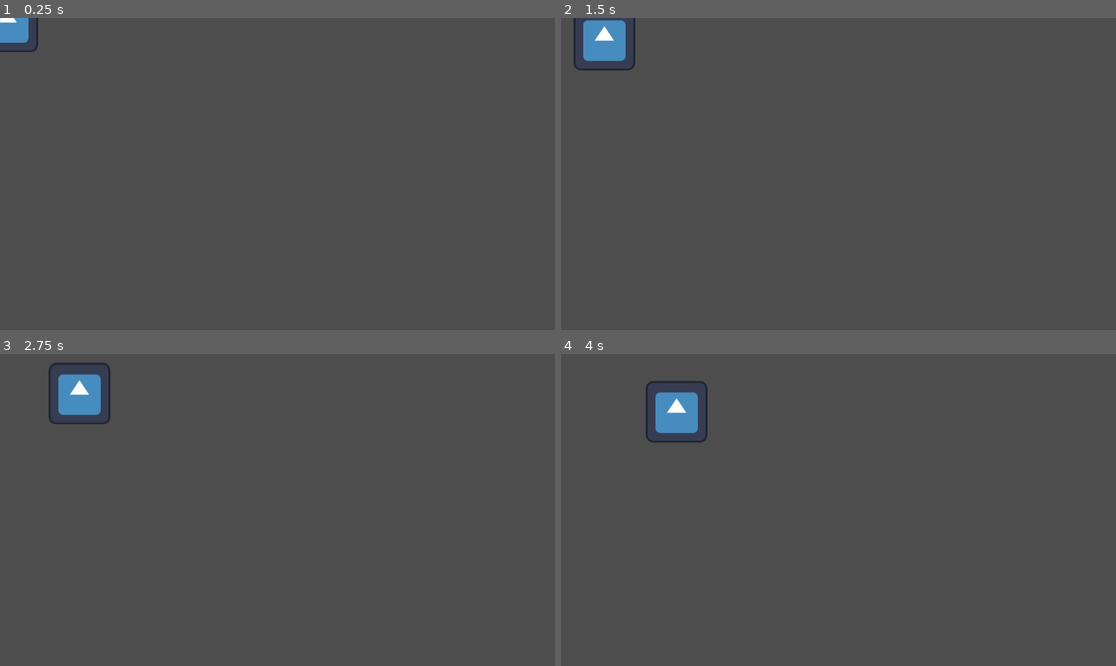
Above: before the commit, frames 1-4 (two rows, left to right).
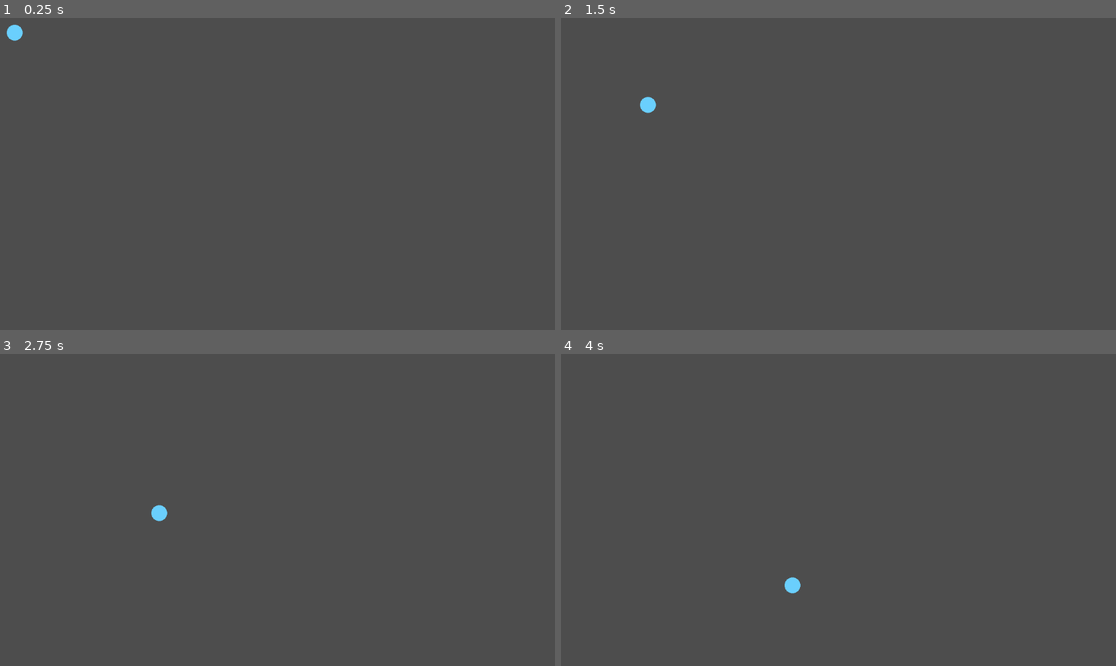
Above: after the commit, the same moments.

Repository: jaysc/bubel
Game: Godot game, scene res://scenes/main.tscn
Same seed, same stepped clock (60 frames per second), same inputs: the game is played once before the commit and once after it. The engine's default icon, where the game draws it, is replaced by a stand-in: a white triangle on a blue panel in a dark square.
Inputs:
- Up to frame 1 (0.25 s): no input
- Up to frame 2 (1.5 s): no input
- Up to frame 3 (2.75 s): no input
- Up to frame 4 (4 s): no input

The runs differ from the first frame. In frame 1, 0.5% of the frame differs, in the area x 0-7%, y 0-11%; in frame 2, 1.3%; in frame 3, 1.4%, in the area x 8-31%, y 2-54%; in frame 4, 1.4%.

Commit message:
update bubble creation

Diff:
--- a/entities/bubble.tscn
+++ b/entities/bubble.tscn
@@ -1,15 +1,6 @@
-[gd_scene load_steps=4 format=3 uid="uid://dy0genbakeq0i"]
+[gd_scene load_steps=2 format=3 uid="uid://rutluopy1lx0"]
 
 [ext_resource type="Script" path="res://scripts/bubble.gd" id="1_0atnr"]
-[ext_resource type="Texture2D" uid="uid://cxgmwlytm0y0k" path="res://icon.svg" id="2_xniuj"]
-
-[sub_resource type="SpriteFrames" id="SpriteFrames_35b3y"]
 
 [node name="Bubble" type="Node2D"]
 script = ExtResource("1_0atnr")
-
-[node name="AnimatedSprite2D" type="AnimatedSprite2D" parent="."]
-sprite_frames = SubResource("SpriteFrames_35b3y")
-
-[node name="Icon" type="Sprite2D" parent="."]
-texture = ExtResource("2_xniuj")
--- a/entities/bubbles/bubble_1.tscn
+++ b/entities/bubbles/bubble_1.tscn
@@ -83,7 +83,7 @@
 [sub_resource type="CircleShape2D" id="CircleShape2D_1bas2"]
 radius = 4.0
 
-[node name="Bubble1" type="RigidBody2D"]
+[node name="Bubble1" type="StaticBody2D"]
 
 [node name="Sprite2D" type="AnimatedSprite2D" parent="."]
 sprite_frames = SubResource("SpriteFrames_5igrn")
--- a/entities/bubbles/bubble_10.tscn
+++ b/entities/bubbles/bubble_10.tscn
@@ -83,7 +83,7 @@
 [sub_resource type="CircleShape2D" id="CircleShape2D_46y1b"]
 radius = 22.0
 
-[node name="Bubble10" type="RigidBody2D"]
+[node name="Bubble10" type="StaticBody2D"]
 
 [node name="Sprite2D" type="AnimatedSprite2D" parent="."]
 sprite_frames = SubResource("SpriteFrames_hjn18")
--- a/entities/bubbles/bubble_2.tscn
+++ b/entities/bubbles/bubble_2.tscn
@@ -83,7 +83,7 @@
 [sub_resource type="CircleShape2D" id="CircleShape2D_46y1b"]
 radius = 5.0
 
-[node name="Bubble2" type="RigidBody2D"]
+[node name="Bubble2" type="StaticBody2D"]
 
 [node name="Sprite2D" type="AnimatedSprite2D" parent="."]
 sprite_frames = SubResource("SpriteFrames_hjn18")
--- a/entities/bubbles/bubble_3.tscn
+++ b/entities/bubbles/bubble_3.tscn
@@ -83,7 +83,7 @@
 [sub_resource type="CircleShape2D" id="CircleShape2D_46y1b"]
 radius = 6.0
 
-[node name="Bubble3" type="RigidBody2D"]
+[node name="Bubble3" type="StaticBody2D"]
 
 [node name="Sprite2D" type="AnimatedSprite2D" parent="."]
 sprite_frames = SubResource("SpriteFrames_hjn18")
--- a/entities/bubbles/bubble_4.tscn
+++ b/entities/bubbles/bubble_4.tscn
@@ -83,7 +83,7 @@
 [sub_resource type="CircleShape2D" id="CircleShape2D_46y1b"]
 radius = 8.06226
 
-[node name="Bubble4" type="RigidBody2D"]
+[node name="Bubble4" type="StaticBody2D"]
 
 [node name="Sprite2D" type="AnimatedSprite2D" parent="."]
 sprite_frames = SubResource("SpriteFrames_hjn18")
--- a/entities/bubbles/bubble_5.tscn
+++ b/entities/bubbles/bubble_5.tscn
@@ -82,7 +82,7 @@
 
 [sub_resource type="CircleShape2D" id="CircleShape2D_46y1b"]
 
-[node name="Bubble5" type="RigidBody2D"]
+[node name="Bubble5" type="StaticBody2D"]
 
 [node name="Sprite2D" type="AnimatedSprite2D" parent="."]
 sprite_frames = SubResource("SpriteFrames_hjn18")
--- a/entities/bubbles/bubble_6.tscn
+++ b/entities/bubbles/bubble_6.tscn
@@ -83,7 +83,7 @@
 [sub_resource type="CircleShape2D" id="CircleShape2D_46y1b"]
 radius = 12.0
 
-[node name="Bubble6" type="RigidBody2D"]
+[node name="Bubble6" type="StaticBody2D"]
 
 [node name="Sprite2D" type="AnimatedSprite2D" parent="."]
 sprite_frames = SubResource("SpriteFrames_hjn18")
--- a/entities/bubbles/bubble_7.tscn
+++ b/entities/bubbles/bubble_7.tscn
@@ -83,7 +83,7 @@
 [sub_resource type="CircleShape2D" id="CircleShape2D_46y1b"]
 radius = 14.0
 
-[node name="Bubble7" type="RigidBody2D"]
+[node name="Bubble7" type="StaticBody2D"]
 
 [node name="Sprite2D" type="AnimatedSprite2D" parent="."]
 sprite_frames = SubResource("SpriteFrames_hjn18")
--- a/entities/bubbles/bubble_8.tscn
+++ b/entities/bubbles/bubble_8.tscn
@@ -83,7 +83,7 @@
 [sub_resource type="CircleShape2D" id="CircleShape2D_46y1b"]
 radius = 17.0
 
-[node name="Bubble8" type="RigidBody2D"]
+[node name="Bubble8" type="StaticBody2D"]
 
 [node name="Sprite2D" type="AnimatedSprite2D" parent="."]
 sprite_frames = SubResource("SpriteFrames_hjn18")
--- a/entities/bubbles/bubble_9.tscn
+++ b/entities/bubbles/bubble_9.tscn
@@ -83,7 +83,7 @@
 [sub_resource type="CircleShape2D" id="CircleShape2D_46y1b"]
 radius = 19.0
 
-[node name="Bubble9" type="RigidBody2D"]
+[node name="Bubble9" type="StaticBody2D"]
 
 [node name="Sprite2D" type="AnimatedSprite2D" parent="."]
 sprite_frames = SubResource("SpriteFrames_hjn18")
--- a/scripts/bubble.gd
+++ b/scripts/bubble.gd
@@ -1,6 +1,17 @@
 extends Node2D
 
-@export var Speed := 60
+const BUBBLE_1_ENTITY = preload("res://entities/bubbles/bubble_1.tscn")
+const BUBBLE_2_ENTITY = preload("res://entities/bubbles/bubble_2.tscn")
+const BUBBLE_3_ENTITY = preload("res://entities/bubbles/bubble_3.tscn")
+const BUBBLE_4_ENTITY = preload("res://entities/bubbles/bubble_4.tscn")
+const BUBBLE_5_ENTITY = preload("res://entities/bubbles/bubble_5.tscn")
+const BUBBLE_6_ENTITY = preload("res://entities/bubbles/bubble_6.tscn")
+const BUBBLE_7_ENTITY = preload("res://entities/bubbles/bubble_7.tscn")
+const BUBBLE_8_ENTITY = preload("res://entities/bubbles/bubble_8.tscn")
+const BUBBLE_9_ENTITY = preload("res://entities/bubbles/bubble_9.tscn")
+const BUBBLE_10_ENTITY = preload("res://entities/bubbles/bubble_10.tscn")
+
+@export var Speed := 120
 
 ## Size is split into 10 discreet integers
 const SIZE = 1
@@ -11,7 +22,8 @@
 
 # Called when the node enters the scene tree for the first time.
 func _ready() -> void:
-	Direction = Vector2(1,0.5)
+	Direction = Vector2(1,1)
+	getSize(1)
 	pass # Replace with function body.
 
 # Called every frame. 'delta' is the elapsed time since the previous frame.
@@ -19,5 +31,6 @@
 	position = position + (delta * Speed * Direction)
 	pass
 
-func getSize(size: float) -> BUBBLE_SIZE:
-	return BUBBLE_SIZE.SIZE_1
+func getSize(size: float) -> void:
+	var newBubble = BUBBLE_8_ENTITY.instantiate()
+	add_child(newBubble)
Not shown: 1 places in scenes/main.tscn that only renumber resources
